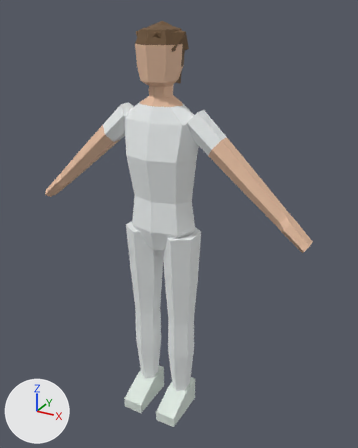
A saved change to the FBX model Assets/Character/Nurse_Female_White/Nurse_Female_White.fbx.
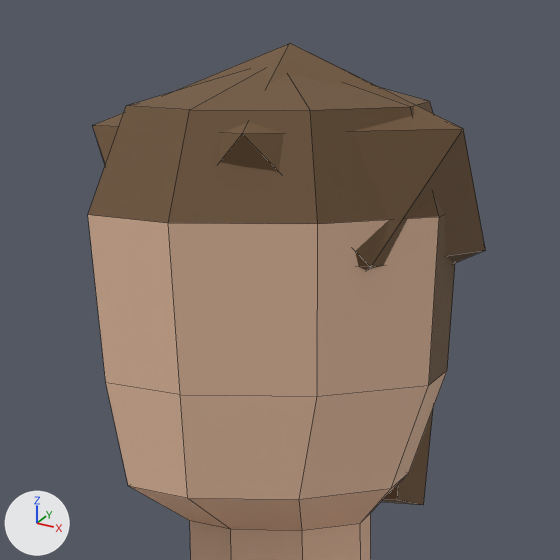
Each version is shown whole from a 50 mm camera at (0.952, -1.595, 1.713) aimed at (0.048, 0.048, 0.892), then close up on the part from 34% to 56% of the width and 3% to 20% of the height. The axes (+X, +Y, +Z) are drawn at lower left. The lights are the same throughout. The older version's two pictures come first. The close-ups show mesh edges as thin lines.

In view in the first close-up: 'Nurse_Female_White'.
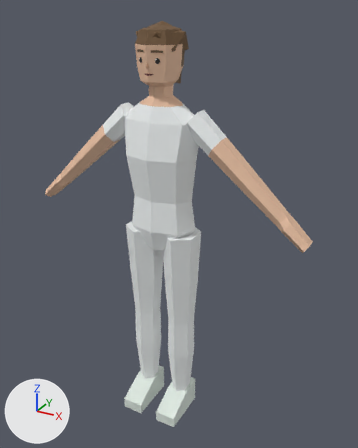
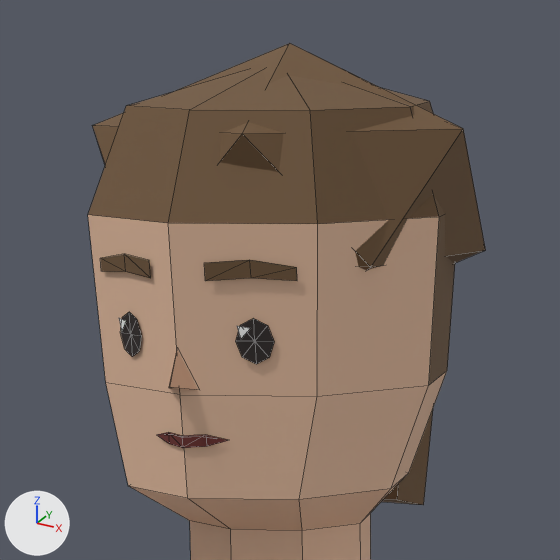
What changed in the scene script:
```text
Add img_facepalette_png:
    img_facepalette_png = load_image('FacePalette.png', '../Face/FacePalette.png', 32, 16, 'sRGB')
Add mat_nurse_female_white_face:
    mat_nurse_female_white_face = principled_material('Nurse_Female_White_Face')
    mat_nurse_female_white_face.texture = img_facepalette_png
    mat_nurse_female_white_face.roughness = 0.55
Change me_nurse_female_white:
    used by ob_nurse_female_white; location = (0.0, 0.0, 0.0)
    remove me_nurse_female_white.from_pydata(...)  # 281 vertices, 274 faces; spans x -0.6..0.6, y -0.15..0.14, z 0.0..1.67
    add me_nurse_female_white.from_pydata(...)  # 361 vertices, 335 faces; spans x -0.6..0.6, y -0.15..0.14, z 0.0..1.67
    me_nurse_female_white part 1
    80 vertices are added at x -0.05..0.05, y -0.1..-0.07, z 1.49..1.58
    53 new faces join them, mat_nurse_female_white_face (picture img_facepalette_png)
    8 new faces join them, mat_nurse_female_white_hair (brown #6f5538)
    add me_nurse_female_white.materials.append(mat_nurse_female_white_face)  # picture img_facepalette_png
```

Location of each change, (x1, y1, x2, y2) in pixels of the close-ups (560 x 560 px):
part 1 of me_nurse_female_white, added
    after: (100, 254, 297, 448)
